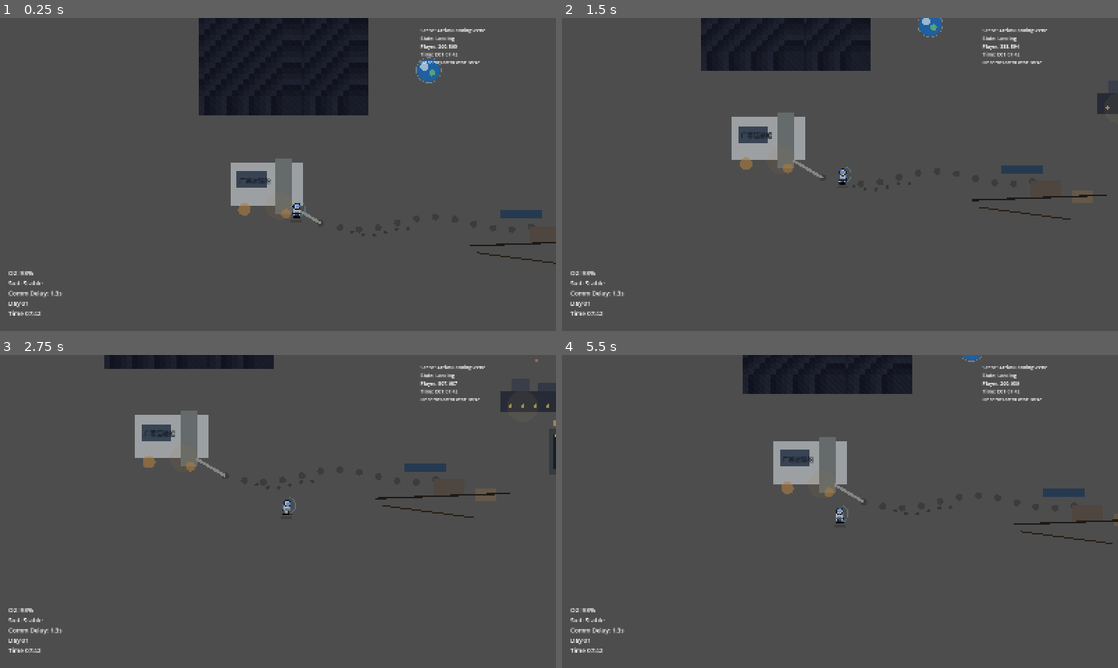
Above: before the commit, frames 1-4 (two rows, left to right).
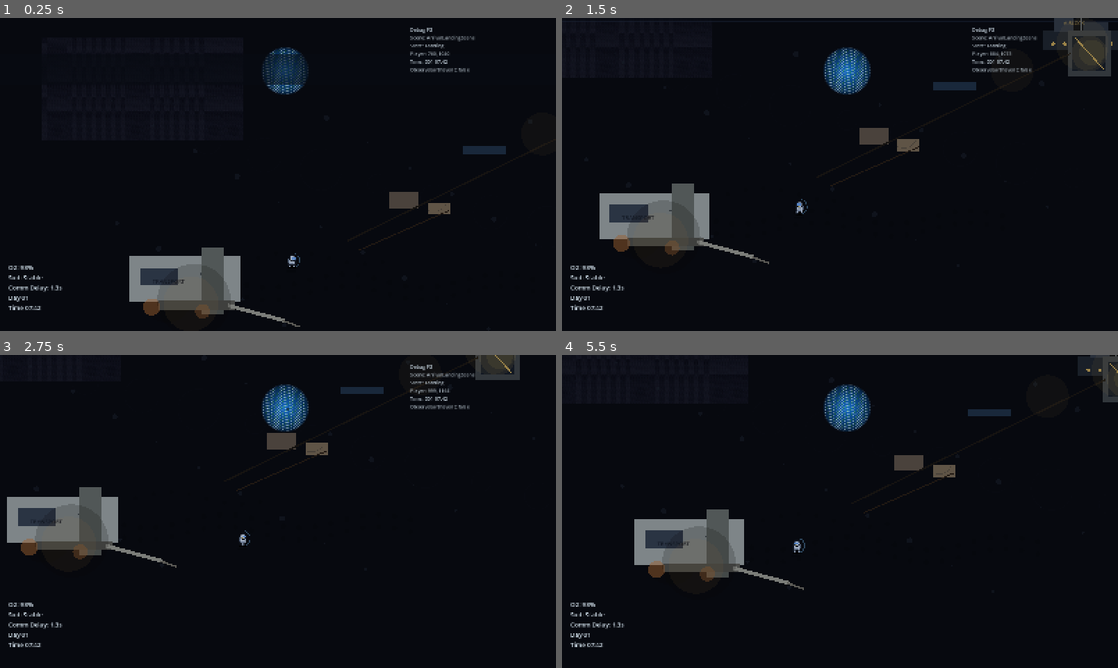
Above: after the commit, the same moments.

Repository: chinnseii/guanghan-outpost
Game: Godot game, scene res://scenes/arrival/ArrivalLandingScene.tscn
The game is run twice, just before and just after one commit, with the same random seed, the same clock (stepped at 60 frames per second) and the same inputs. This scene is started directly instead of the project's main scene.
Inputs (mouse positions are in pixels of both pictures, inside the frame that each line leads up to):
- Up to frame 1 (0.25 s): no input
- Up to frame 2 (1.5 s): tap Enter at 0.5 s; move the mouse to (962, 158) at 0.52 s; hold D (move_right) 0.53-1.28 s; hold E (interact) 0.53-1.28 s; click (962, 158) at 0.67 s; move the mouse to (728, 190) at 1.27 s; hold S (move_down) from 1.28 s (still down); tap N at 1.35 s; click (728, 190) at 1.42 s
- Up to frame 3 (2.75 s): move the mouse to (333, 442) at 2.02 s; release S (move_down) at 2.03 s; hold D (move_right) from 2.03 s (still down); tap B at 2.1 s; click (333, 442) at 2.17 s
- Up to frame 4 (5.5 s): move the mouse to (812, 574) at 2.77 s; release D (move_right) at 2.78 s; hold W (move_up) 2.78-3.53 s; tap Z at 2.85 s; click (812, 574) at 2.92 s; move the mouse to (1006, 558) at 3.52 s; hold A (move_left) 3.53-5.03 s; tap X at 3.6 s; click (1006, 558) at 3.67 s; tap F3 (toggle_debug, bound only after the commit) at 4.15 s; move the mouse to (673, 464) at 4.27 s; tap T at 4.35 s; click (673, 464) at 4.42 s; move the mouse to (867, 511) at 5.02 s; hold S (move_down) from 5.03 s (still down); tap Y at 5.1 s; click (867, 511) at 5.17 s

The runs differ from the first frame. In frame 1, 92% of the frame differs, in the area x 0-100%, y 0-100%; in frame 2, 95%; in frame 3, 97%; in frame 4, 96%.

Commit message:
Improve Sprint 02 arrival layout feel

Diff:
--- a/scripts/arrival/arrival_landing_scene.gd
+++ b/scripts/arrival/arrival_landing_scene.gd
@@ -1,6 +1,6 @@
 extends Node2D
 
-const TILE := 56
+const TILE := 64
 const SAVE_PATH := "user://arrival_prototype_save.json"
 const PLAYER_SCENE := preload("res://scenes/player.tscn")
 const GameStateManagerScript := preload("res://scripts/game_state_manager.gd")
@@ -12,12 +12,13 @@
 const AudioManagerScript := preload("res://scripts/audio_manager.gd")
 const LightingManagerScript := preload("res://scripts/lighting_manager.gd")
 
-var player_pos := Vector2(260, 560)
+var player_pos := Vector2(760, 1040)
 var player_facing := Vector2.RIGHT
 var player_moving := false
 var player_input_enabled := true
+var debug_visible := true
 var walk_phase := 0.0
-var camera_zoom := 1.0
+var camera_zoom := 0.88
 var observe_hold := 0.0
 var observe_triggered := false
 var entered_airlock := false
@@ -36,18 +37,20 @@
 var audio_manager: Node
 var lighting_manager: Node
 
-var observe_rect := Rect2(Vector2(470, 380), Vector2(250, 220))
-var airlock_rect := Rect2(Vector2(1260, 450), Vector2(110, 130))
-var world_rect := Rect2(Vector2(40, 120), Vector2(1460, 700))
+var observe_rect := Rect2(Vector2(660, 720), Vector2(360, 240))
+var airlock_rect := Rect2(Vector2(1760, 480), Vector2(145, 150))
+var world_rect := Rect2(Vector2(80, 360), Vector2(2060, 960))
 
 func _ready() -> void:
 	_setup_input_map()
 	_setup_managers()
+	_setup_sky_layer()
 	_setup_tile_map()
 	_setup_player()
 	_setup_ui()
 	_setup_lights()
 	game_state_manager.call("change_state", GameStateManagerScript.LANDING)
+	observe_triggered = false
 	queue_redraw()
 
 func _setup_input_map() -> void:
@@ -58,6 +61,7 @@
 	_add_key_action("interact", [KEY_E])
 	_add_key_action("save_game", [KEY_F5])
 	_add_key_action("load_game", [KEY_F9])
+	_add_key_action("toggle_debug", [KEY_F3])
 
 func _add_key_action(action_name: String, keys: Array[int]) -> void:
 	if not InputMap.has_action(action_name):
@@ -100,29 +104,86 @@
 	lighting_manager.name = "LightingManager"
 	add_child(lighting_manager)
 
+func _setup_sky_layer() -> void:
+	var sky := CanvasLayer.new()
+	sky.name = "SkyLayer"
+	sky.layer = -20
+	add_child(sky)
+	var bg := ColorRect.new()
+	bg.name = "ColdSky"
+	bg.set_anchors_preset(Control.PRESET_FULL_RECT)
+	bg.color = Color("#07090f")
+	sky.add_child(bg)
+	var earth := TextureRect.new()
+	earth.name = "EarthInSky"
+	earth.texture = _create_earth_texture()
+	earth.position = Vector2(740, 72)
+	earth.size = Vector2(132, 132)
+	earth.stretch_mode = TextureRect.STRETCH_KEEP_ASPECT_CENTERED
+	earth.mouse_filter = Control.MOUSE_FILTER_IGNORE
+	sky.add_child(earth)
+	var earth_hint := Label.new()
+	earth_hint.name = "EarthHint"
+	earth_hint.text = "EARTH"
+	earth_hint.position = Vector2(784, 198)
+	earth_hint.modulate = Color("#93b9d5", 0.55)
+	earth_hint.add_theme_font_size_override("font_size", 11)
+	sky.add_child(earth_hint)
+
+func _create_earth_texture() -> Texture2D:
+	var size := 160
+	var image := Image.create(size, size, false, Image.FORMAT_RGBA8)
+	var center := Vector2(size * 0.5, size * 0.5)
+	for x in range(size):
+		for y in range(size):
+			var p := Vector2(float(x), float(y))
+			var distance := p.distance_to(center)
+			if distance > 70.0:
+				image.set_pixel(x, y, Color(0, 0, 0, 0))
+				continue
+			var shade: float = clamp(1.0 - distance / 100.0, 0.35, 1.0)
+			var ocean := Color(0.08 * shade, 0.42 * shade, 0.78 * shade, 1.0)
+			var cloud_mask := int(x * 3 + y * 5 + int(sin(float(x) * 0.11) * 18.0)) % 41
+			var land_mask := int(x * 7 - y * 2 + 80) % 67
+			var color := ocean
+			if land_mask < 8 and distance < 62.0:
+				color = Color(0.18 * shade, 0.62 * shade, 0.34 * shade, 1.0)
+			if cloud_mask < 7:
+				color = color.lerp(Color(0.88, 0.96, 1.0, 1.0), 0.62)
+			if distance > 64.0:
+				color.a = clamp((70.0 - distance) / 6.0, 0.0, 1.0)
+			image.set_pixel(x, y, color)
+	return ImageTexture.create_from_image(image)
+
 func _setup_tile_map() -> void:
 	moon_tile_map = TileMapLayer.new()
-	moon_tile_map.name = "Ground"
+	moon_tile_map.name = "MoonSurface"
+	moon_tile_map.position = Vector2(0, 320)
 	moon_tile_map.tile_set = _create_moon_tile_set()
+	moon_tile_map.z_index = -5
 	add_child(moon_tile_map)
-	for x in range(0, 28):
-		for y in range(0, 16):
-			moon_tile_map.set_cell(Vector2i(x, y), 0, Vector2i((x + y) % 4, 0))
+	for x in range(-2, 36):
+		for y in range(0, 18):
+			moon_tile_map.set_cell(Vector2i(x, y), 0, Vector2i(abs(x * 3 + y) % 6, 0))
 
 func _create_moon_tile_set() -> TileSet:
-	var image := Image.create(TILE * 4, TILE, false, Image.FORMAT_RGBA8)
-	for tile_x in range(4):
+	var image := Image.create(TILE * 6, TILE, false, Image.FORMAT_RGBA8)
+	for tile_x in range(6):
 		for px in range(TILE):
 			for py in range(TILE):
-				var base: float = 0.09 + float(tile_x) * 0.025
-				var grain: float = float((px * 17 + py * 9 + tile_x * 11) % 13) * 0.003
-				var shade: float = clamp(base + grain, 0.05, 0.22)
-				image.set_pixel(tile_x * TILE + px, py, Color(shade * 0.88, shade * 0.92, shade + 0.04, 1.0))
+				var base: float = 0.055 + float(tile_x) * 0.008
+				var grain: float = float((px * 17 + py * 9 + tile_x * 23) % 19) * 0.0022
+				var crater: float = 0.0
+				var local := Vector2(float(px - 32), float(py - 30))
+				if local.length() < 12.0 + float(tile_x % 3) * 3.0:
+					crater = -0.012
+				var shade: float = clamp(base + grain + crater, 0.035, 0.14)
+				image.set_pixel(tile_x * TILE + px, py, Color(shade * 0.86, shade * 0.90, shade + 0.035, 1.0))
 	var texture: ImageTexture = ImageTexture.create_from_image(image)
 	var source := TileSetAtlasSource.new()
 	source.texture = texture
 	source.texture_region_size = Vector2i(TILE, TILE)
-	for tile_x in range(4):
+	for tile_x in range(6):
 		source.create_tile(Vector2i(tile_x, 0))
 	var tile_set := TileSet.new()
 	tile_set.add_source(source, 0)
@@ -137,7 +198,7 @@
 	camera.name = "GameCamera"
 	camera.enabled = true
 	camera.position_smoothing_enabled = true
-	camera.position_smoothing_speed = 5.0
+	camera.position_smoothing_speed = 4.5
 	camera.zoom = Vector2(camera_zoom, camera_zoom)
 	add_child(camera)
 	camera_manager.call("configure", camera)
@@ -146,6 +207,7 @@
 func _setup_ui() -> void:
 	var canvas := CanvasLayer.new()
 	canvas.name = "UI"
+	canvas.layer = 20
 	add_child(canvas)
 	var root := Control.new()
 	root.name = "Root"
@@ -154,36 +216,39 @@
 	ui_manager.call("bind_root", root)
 	var hud := Label.new()
 	hud.name = "MinimalHUD"
-	hud.position = Vector2(24, 720)
-	hud.size = Vector2(360, 120)
+	hud.position = Vector2(24, 704)
+	hud.size = Vector2(330, 126)
+	hud.modulate = Color("#d8e7f2")
 	hud.add_theme_font_size_override("font_size", 18)
 	root.add_child(hud)
 	var prompt := Label.new()
 	prompt.name = "Prompt"
-	prompt.position = Vector2(560, 760)
-	prompt.size = Vector2(500, 42)
+	prompt.position = Vector2(520, 770)
+	prompt.size = Vector2(560, 44)
 	prompt.horizontal_alignment = HORIZONTAL_ALIGNMENT_CENTER
 	prompt.add_theme_font_size_override("font_size", 20)
 	root.add_child(prompt)
 	var dialogue := Label.new()
 	dialogue.name = "Dialogue"
 	dialogue.visible = false
-	dialogue.position = Vector2(380, 92)
-	dialogue.size = Vector2(760, 120)
+	dialogue.position = Vector2(400, 100)
+	dialogue.size = Vector2(800, 128)
 	dialogue.horizontal_alignment = HORIZONTAL_ALIGNMENT_CENTER
-	dialogue.add_theme_font_size_override("font_size", 22)
+	dialogue.modulate = Color("#dbe9f5")
+	dialogue.add_theme_font_size_override("font_size", 23)
 	root.add_child(dialogue)
 	var debug := Label.new()
 	debug.name = "Debug"
-	debug.position = Vector2(1210, 26)
-	debug.size = Vector2(360, 150)
+	debug.position = Vector2(1180, 24)
+	debug.size = Vector2(390, 160)
+	debug.modulate = Color("#d8e7f2", 0.78)
 	debug.add_theme_font_size_override("font_size", 14)
 	root.add_child(debug)
 
 func _setup_lights() -> void:
 	var global := CanvasModulate.new()
 	global.name = "GlobalMoonLight"
-	global.color = Color("#b8c2d0")
+	global.color = Color("#aeb8c8")
 	add_child(global)
 	lighting_manager.call("bind_global_light", global)
 
@@ -202,6 +267,8 @@
 		_save_arrival()
 	if event.is_action_pressed("load_game"):
 		_load_arrival()
+	if event.is_action_pressed("toggle_debug"):
+		debug_visible = not debug_visible
 
 func _process_movement(delta: float) -> void:
 	var input := Vector2.ZERO
@@ -211,7 +278,7 @@
 	if player_moving:
 		player_facing = input.normalized()
 		walk_phase += delta * 10.0
-		var next_pos := player_pos + player_facing * 170.0 * delta
+		var next_pos := player_pos + player_facing * 165.0 * delta
 		player_pos = Vector2(
 			clamp(next_pos.x, world_rect.position.x, world_rect.end.x),
 			clamp(next_pos.y, world_rect.position.y, world_rect.end.y)
@@ -227,7 +294,7 @@
 
 func _process_observe_earth(delta: float) -> void:
 	if observe_triggered:
-		hud_alpha = move_toward(hud_alpha, 1.0, delta * 0.4)
+		hud_alpha = move_toward(hud_alpha, 1.0, delta * 0.35)
 		return
 	if observe_rect.has_point(player_pos) and not player_moving:
 		observe_hold += delta
@@ -238,14 +305,14 @@
 
 func _trigger_observe_earth() -> void:
 	observe_triggered = true
-	hud_alpha = 0.35
+	hud_alpha = 0.32
 	event_manager.call("trigger", "observe_earth", {"scene": "ArrivalLandingScene"}, true)
-	camera_manager.call("lock_to", Vector2(610, 410))
+	camera_manager.call("lock_to", player_pos + Vector2(70, -170))
 	var dialogue: Label = $UI/Root/Dialogue
 	dialogue.text = "那里，是地球。\n距离：384,400公里。\n预计通信延迟：1.3秒。"
 	dialogue.visible = true
-	audio_manager.call("play_ui", 520.0, 0.12, 0.06)
-	await get_tree().create_timer(3.0).timeout
+	audio_manager.call("play_ui", 480.0, 0.08, 0.05)
+	await get_tree().create_timer(3.2).timeout
 	if is_instance_valid(dialogue):
 		dialogue.visible = false
 	camera_manager.call("unlock")
@@ -255,7 +322,7 @@
 		prompt_text = "E 进入气闸"
 	elif observe_rect.has_point(player_pos) and not observe_triggered:
 		var left: float = max(0.0, 5.0 - observe_hold)
-		prompt_text = "停下凝视地球 %.1fs" % left
+		prompt_text = "停下，望向地球 %.1fs" % left
 	else:
 		prompt_text = ""
 
@@ -268,7 +335,8 @@
 		get_tree().change_scene_to_file("res://scenes/base/BaseInterior_Test.tscn")
 
 func _update_camera() -> void:
-	camera_manager.call("update_camera", camera, player_pos, camera_zoom)
+	var composition_target := player_pos + Vector2(140, -105)
+	camera_manager.call("update_camera", camera, composition_target, camera_zoom)
 
 func _update_ui() -> void:
 	var hud: Label = $UI/Root/MinimalHUD
@@ -277,7 +345,8 @@
 	hud.text = "O2: 98%%\nSuit: Stable\nComm Delay: 1.3s\nDay 01\nTime %s" % clock_text.substr(4)
 	$UI/Root/Prompt.text = prompt_text
 	var debug: Label = $UI/Root/Debug
-	debug.text = "Scene: ArrivalLandingScene\nState: %s\nPlayer: %.0f, %.0f\nTime: %s\nObserveEarthEvent: %s" % [
+	debug.visible = debug_visible
+	debug.text = "Debug F3\nScene: ArrivalLandingScene\nState: %s\nPlayer: %.0f, %.0f\nTime: %s\nObserveEarthEvent: %s" % [
 		String(game_state_manager.get("current_state")),
 		player_pos.x,
 		player_pos.y,
@@ -286,63 +355,81 @@
 	]
 
 func _draw() -> void:
+	_draw_far_horizon()
 	_draw_tracks()
 	_draw_transport_ship()
-	_draw_earth()
 	_draw_distant_base()
 	_draw_engineering_objects()
 	_draw_airlock()
+	_draw_surface_details()
 	_draw_light_markers()
 
+func _draw_far_horizon() -> void:
+	draw_rect(Rect2(Vector2(-400, 350), Vector2(2900, 100)), Color("#0b0f17", 0.58))
+	draw_line(Vector2(-400, 450), Vector2(2500, 450), Color("#202838", 0.65), 3)
+
 func _draw_transport_ship() -> void:
-	draw_rect(Rect2(Vector2(70, 410), Vector2(210, 125)), Color("#d8d2c7"))
-	draw_rect(Rect2(Vector2(88, 436), Vector2(86, 48)), Color("#4e5966"))
-	draw_rect(Rect2(Vector2(200, 398), Vector2(48, 160)), Color("#8c8b82"))
-	draw_line(Vector2(245, 535), Vector2(330, 585), Color("#b8b2a2"), 8)
-	draw_circle(Vector2(110, 545), 18, Color("#f0a44f", 0.6))
-	draw_circle(Vector2(230, 558), 14, Color("#f0a44f", 0.55))
-	draw_string(ThemeDB.fallback_font, Vector2(95, 470), "广寒运输船", HORIZONTAL_ALIGNMENT_LEFT, -1, 18, Color("#202833"))
-
-func _draw_earth() -> void:
-	draw_circle(Vector2(640, 145), 32, Color("#2b7fc6"))
-	draw_circle(Vector2(628, 135), 12, Color("#d8f0ff"))
-	draw_circle(Vector2(650, 152), 9, Color("#78d68c"))
-	draw_arc(Vector2(640, 145), 36.0, 0.0, TAU, 40, Color("#b8e7ff", 0.55), 2)
+	var base := Vector2(230, 1010)
+	draw_circle(base + Vector2(120, 126), 90, Color("#0a0b0c", 0.35))
+	draw_rect(Rect2(base, Vector2(360, 150)), Color("#b8b8ad"))
+	draw_rect(Rect2(base + Vector2(34, 38), Vector2(124, 58)), Color("#3e4856"))
+	draw_rect(Rect2(base + Vector2(235, -30), Vector2(74, 220)), Color("#77796f"))
+	draw_rect(Rect2(base + Vector2(92, 145), Vector2(250, 30)), Color("#6f6b5f"))
+	draw_line(base + Vector2(320, 160), base + Vector2(505, 210), Color("#b4ad9b"), 12)
+	draw_line(base + Vector2(500, 210), base + Vector2(555, 230), Color("#877f6e"), 6)
+	draw_circle(base + Vector2(72, 165), 28, Color("#e5863e", 0.48))
+	draw_circle(base + Vector2(238, 180), 24, Color("#e5863e", 0.40))
+	draw_string(ThemeDB.fallback_font, base + Vector2(74, 88), "TRANSPORT", HORIZONTAL_ALIGNMENT_LEFT, -1, 18, Color("#1d2430"))
 
 func _draw_distant_base() -> void:
-	var base := Vector2(1120, 340)
-	draw_rect(Rect2(base, Vector2(210, 62)), Color("#353942"))
-	draw_rect(Rect2(base + Vector2(32, -36), Vector2(54, 38)), Color("#50525a"))
-	draw_rect(Rect2(base + Vector2(108, -22), Vector2(70, 24)), Color("#454953"))
-	for i in range(5):
-		draw_circle(base + Vector2(30 + i * 36, 44), 5, Color("#e7b85d"))
-	draw_line(base + Vector2(105, 0), base + Vector2(105, -82), Color("#9a9a92"), 3)
-	draw_circle(base + Vector2(105, -88), 4, Color("#ff7a4d"))
+	var base := Vector2(1680, 480)
+	draw_rect(Rect2(base, Vector2(250, 64)), Color("#252b33"))
+	draw_rect(Rect2(base + Vector2(38, -42), Vector2(64, 44)), Color("#3c424b"))
+	draw_rect(Rect2(base + Vector2(130, -26), Vector2(84, 28)), Color("#343a43"))
+	for i in range(6):
+		draw_circle(base + Vector2(34 + i * 38, 44), 6, Color("#e7b85d"))
+	draw_line(base + Vector2(125, 0), base + Vector2(125, -96), Color("#777a78"), 3)
+	draw_circle(base + Vector2(125, -104), 5, Color("#ff7a4d"))
+	draw_rect(airlock_rect, Color("#4a4c4d"))
+	draw_rect(airlock_rect.grow(-18), Color("#1b222c"))
+	draw_circle(airlock_rect.get_center(), 58, Color("#e7b85d", 0.12))
 
 func _draw_engineering_objects() -> void:
-	draw_rect(Rect2(Vector2(930, 595), Vector2(86, 48)), Color("#6c5c4d"))
-	draw_rect(Rect2(Vector2(1050, 620), Vector2(60, 36)), Color("#8b7459"))
-	draw_rect(Rect2(Vector2(845, 548), Vector2(120, 24)), Color("#334c62"))
-	draw_line(Vector2(760, 650), Vector2(1150, 635), Color("#2a211a"), 5)
-	draw_line(Vector2(780, 670), Vector2(1045, 705), Color("#3a2a1c"), 4)
-	for i in range(6):
-		draw_circle(Vector2(420 + i * 32, 610 + sin(float(i)) * 10.0), 5, Color("#1f242c", 0.45))
+	draw_rect(Rect2(Vector2(1080, 800), Vector2(95, 54)), Color("#6c5c4d"))
+	draw_rect(Rect2(Vector2(1205, 834), Vector2(72, 40)), Color("#8b7459"))
+	draw_rect(Rect2(Vector2(1320, 650), Vector2(140, 26)), Color("#25384b"))
+	draw_line(Vector2(940, 960), Vector2(1770, 555), Color("#211a16"), 5)
+	draw_line(Vector2(980, 990), Vector2(1275, 860), Color("#312319"), 4)
+	for i in range(8):
+		var p := Vector2(650 + i * 58, 1015 - sin(float(i) * 0.8) * 20.0)
+		draw_circle(p, 7, Color("#05070a", 0.26))
 
 func _draw_airlock() -> void:
-	draw_rect(airlock_rect, Color("#4b4d4f"))
-	draw_rect(airlock_rect.grow(-14), Color("#202833"))
-	draw_line(airlock_rect.position + Vector2(18, 18), airlock_rect.end - Vector2(18, 18), Color("#e7b85d"), 4)
-	draw_string(ThemeDB.fallback_font, airlock_rect.position + Vector2(12, -10), "旧基地气闸", HORIZONTAL_ALIGNMENT_LEFT, -1, 18, Color("#e7b85d"))
+	draw_line(airlock_rect.position + Vector2(24, 22), airlock_rect.end - Vector2(24, 22), Color("#e7b85d"), 4)
+	draw_string(ThemeDB.fallback_font, airlock_rect.position + Vector2(-12, -18), "AIRLOCK", HORIZONTAL_ALIGNMENT_LEFT, -1, 16, Color("#e7b85d", 0.78))
 
 func _draw_tracks() -> void:
-	for i in range(12):
-		var p := Vector2(330 + i * 55, 585 + sin(float(i) * 0.8) * 18.0)
-		draw_circle(p, 10, Color("#080a0d", 0.24))
+	for i in range(20):
+		var offset := sin(float(i) * 0.65) * 22.0
+		draw_circle(Vector2(560 + i * 52, 1090 + offset), 9, Color("#06080b", 0.25))
+		draw_circle(Vector2(560 + i * 52, 1130 + offset), 8, Color("#06080b", 0.22))
+
+func _draw_surface_details() -> void:
+	for i in range(26):
+		var px := 170 + float((i * 137) % 1900)
+		var py := 500 + float((i * 83) % 760)
+		var radius := 3.0 + float(i % 4) * 2.0
+		draw_circle(Vector2(px, py), radius, Color("#1f2630", 0.56))
+	for i in range(10):
+		var center := Vector2(300 + i * 185, 585 + float((i * 47) % 510))
+		draw_arc(center, 32.0 + float(i % 4) * 12.0, 0.2, TAU * 0.82, 24, Color("#10151d", 0.26), 2)
+	draw_circle(Vector2(440, 1155), 120, Color("#0a0807", 0.18))
+	draw_circle(Vector2(1580, 610), 70, Color("#e7b85d", 0.06))
 
 func _draw_light_markers() -> void:
-	draw_circle(Vector2(1340, 510), 28, Color("#e7b85d", 0.12))
-	draw_circle(Vector2(1185, 385), 45, Color("#e7b85d", 0.10))
-	draw_circle(Vector2(210, 535), 40, Color("#f0a44f", 0.10))
+	draw_circle(Vector2(1840, 552), 42, Color("#e7b85d", 0.12))
+	draw_circle(Vector2(1810, 525), 86, Color("#e7b85d", 0.08))
+	draw_circle(Vector2(430, 1165), 90, Color("#f0a44f", 0.08))
 
 func _save_arrival() -> void:
 	var data := {
@@ -354,6 +441,7 @@
 		"events": event_manager.call("serialize"),
 		"observe_triggered": observe_triggered,
 		"entered_airlock": entered_airlock,
+		"debug_visible": debug_visible,
 	}
 	var file := FileAccess.open(SAVE_PATH, FileAccess.WRITE)
 	if file != null:
@@ -378,5 +466,6 @@
 	event_manager.call("deserialize", data.get("events", {}))
 	observe_triggered = bool(data.get("observe_triggered", event_manager.call("has_fired", "observe_earth")))
 	entered_airlock = bool(data.get("entered_airlock", false))
+	debug_visible = bool(data.get("debug_visible", debug_visible))
 	observe_hold = 0.0
 	_sync_player_visual()
Not shown, added: docs/art/TS-002/ChatGPT Image 2026年6月29日 21_25_48.png.import
Not shown, added: scripts/arrival/arrival_landing_scene.gd.uid
Not shown, added: scripts/arrival/base_interior_test.gd.uid
Not shown, added: scripts/audio_manager.gd.uid
Not shown, added: scripts/camera_manager.gd.uid
Not shown, added: scripts/data/dialogue_data.gd.uid
Not shown, added: scripts/data/interactable_data.gd.uid
Not shown, added: scripts/data/item_data.gd.uid
Not shown, added: scripts/data/life_entity_data.gd.uid
Not shown, added: scripts/data/scene_event_data.gd.uid
Not shown, added: scripts/data/structure_data.gd.uid
Not shown, added: scripts/event_manager.gd.uid
(and 9 more such lines)
